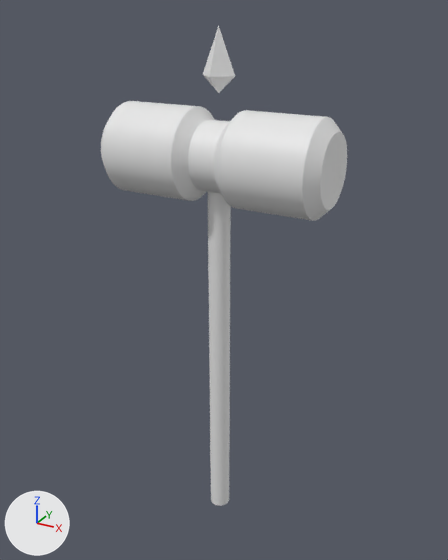
Before and after pictures for a commit that changed the Blender file Darkwave/hammer.blend.
Before and after are seen from a camera (50 mm lens) standing at (28.0, -48.1, 12.8) and looking at (2.0, -0.8, -10.8). Arrows for +X, +Y and +Z are at lower left; the lights stay in place. Materials are left out; every surface is plain grey.
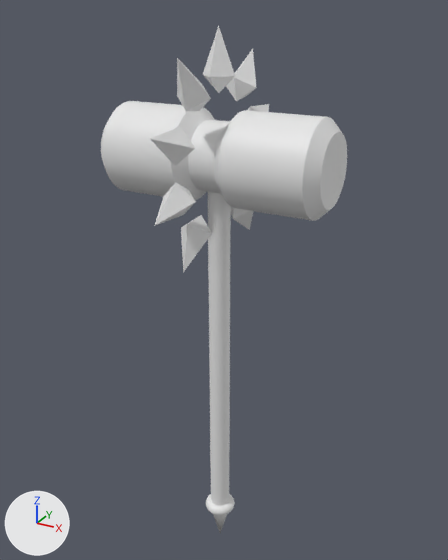
Pixel boxes (x1, y1, x2, y2) of what changed, in the pictures (448 x 560 px):
```json
{"object": "Cylinder", "change": "reshaped", "before": [101, 26, 347, 506], "after": [101, 26, 347, 533]}
{"part": 1, "of": "me_cylinder_001", "change": "added", "after": [226, 49, 257, 101]}
{"part": 2, "of": "me_cylinder_001", "change": "added", "after": [248, 104, 269, 112]}
{"part": 3, "of": "me_cylinder_001", "change": "added", "after": [231, 207, 254, 230]}
{"part": 4, "of": "me_cylinder_001", "change": "added", "after": [181, 215, 212, 272]}
{"part": 5, "of": "me_cylinder_001", "change": "added", "after": [154, 183, 196, 226]}
{"part": 6, "of": "me_cylinder_001", "change": "added", "after": [151, 126, 195, 166]}
{"part": 7, "of": "me_cylinder_001", "change": "added", "after": [177, 58, 211, 111]}
{"part": 8, "of": "me_cylinder_001", "change": "added", "after": [206, 494, 235, 533]}
```

The change, as JSON lines over the scene's bpy script:
```json
{"block": "me_cylinder_001", "where": "# used by ob_cylinder; location = (2.47, -2.47, -2.65)"}
{"op": "remove", "block": "me_cylinder_001", "code": "me_cylinder_001.from_pydata(...)  # 328 vertices, 329 faces; spans x -10.2..10.2, y -4.0..4.0, z -33.3..14.2"}
{"op": "add", "block": "me_cylinder_001", "code": "me_cylinder_001.from_pydata(...)  # 761 vertices, 808 faces; spans x -10.2..10.2, y -9.8..9.8, z -38.4..14.2"}
{"block": "me_cylinder_001", "change": "me_cylinder_001 part 1: the loose piece of 6 vertices spanning x -1.5..1.5, y -1.5..1.5, z 9.1..14.2 is copied, and the copy is turned -36 degrees about the x axis through its middle, then moved by (0.0, 4.6, -1.5); it spans x -1.5..1.5, y 2.7..6.1, z 8.1..12.2"}
{"block": "me_cylinder_001", "change": "me_cylinder_001 part 2: the loose piece of 6 vertices spanning x -1.5..1.5, y -1.5..1.5, z 9.1..14.2 is copied, and the copy is turned -72 degrees about the x axis through its middle, then moved by (0.0, 7.4, -5.4); it spans x -1.5..1.5, y 4.9..9.8, z 4.5..7.3"}
{"block": "me_cylinder_001", "change": "me_cylinder_001 part 3: the loose piece of 6 vertices spanning x -1.5..1.5, y -1.5..1.5, z 9.1..14.2 is copied, and the copy is turned -144 degrees about the x axis through its middle, then moved by (0.0, 4.6, -14.0); it spans x -1.5..1.5, y 2.7..6.1, z -4.5..-0.3"}
{"block": "me_cylinder_001", "change": "me_cylinder_001 part 4: the loose piece of 6 vertices spanning x -1.5..1.5, y -1.5..1.5, z 9.1..14.2 is copied, and the copy is turned 144 degrees about the x axis through its middle, then moved by (0.0, -4.6, -14.0); it spans x -1.5..1.5, y -6.1..-2.7, z -4.5..-0.3"}
{"block": "me_cylinder_001", "change": "me_cylinder_001 part 5: the loose piece of 6 vertices spanning x -1.5..1.5, y -1.5..1.5, z 9.1..14.2 is copied, and the copy is turned 108 degrees about the x axis through its middle, then moved by (0.0, -7.4, -10.1); it spans x -1.5..1.5, y -9.8..-4.9, z 0.4..3.3"}
{"block": "me_cylinder_001", "change": "me_cylinder_001 part 6: the loose piece of 6 vertices spanning x -1.5..1.5, y -1.5..1.5, z 9.1..14.2 is copied, and the copy is turned 72 degrees about the x axis through its middle, then moved by (0.0, -7.4, -5.4); it spans x -1.5..1.5, y -9.8..-4.9, z 4.5..7.3"}
{"block": "me_cylinder_001", "change": "me_cylinder_001 part 7: the loose piece of 6 vertices spanning x -1.5..1.5, y -1.5..1.5, z 9.1..14.2 is copied, and the copy is turned 36 degrees about the x axis through its middle, then moved by (0.0, -4.6, -1.5); it spans x -1.5..1.5, y -6.1..-2.7, z 8.1..12.2"}
{"block": "me_cylinder_001", "change": "me_cylinder_001 part 8: 385 vertices added at x -1.6..1.6, y -1.6..1.6, z -38.4..-33.3"}
```
